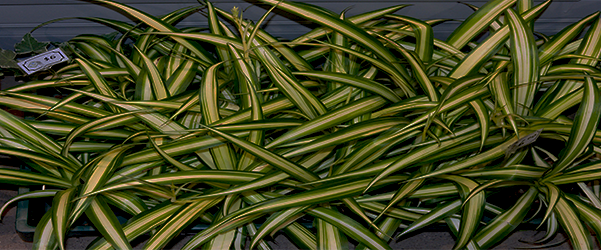
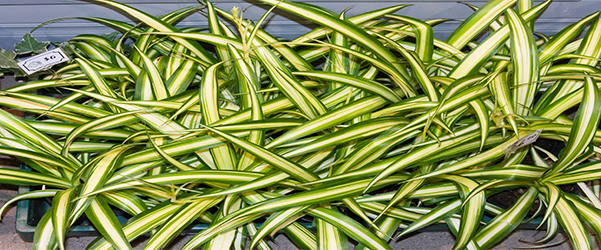
Layered file, before and after one edit (601 x 250). Changes by layer:
pixels changed over [0, 0, 601, 250] (layer not identified)
